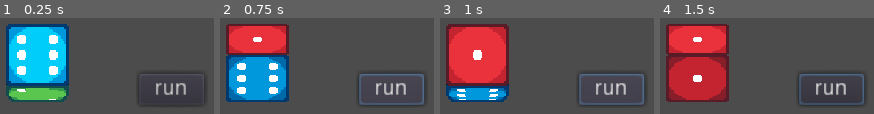
Above: before the commit, frames 1-4 (left to right).
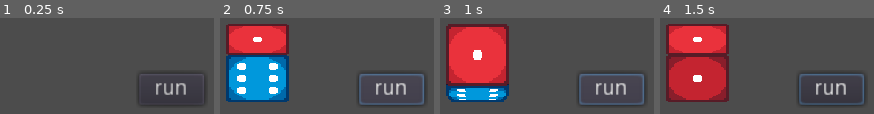
Above: after the commit, the same moments.

Repository: andrebariani/gmtk2022
Game: Godot game, scene res://src/entities/player/animation/DiceAnimation.tscn
Same seed, same stepped clock (60 frames per second), same inputs: the game is played once before the commit and once after it. This scene is started directly instead of the project's main scene.
Inputs (mouse positions are in pixels of both pictures, inside the frame that each line leads up to):
- Up to frame 1 (0.25 s): no input
- Up to frame 2 (0.75 s): click "run" at 0.5 s
- Up to frame 3 (1 s): no input
- Up to frame 4 (1.5 s): tap Enter (ui_accept) at 1.25 s; move the mouse to (outside the picture) at 1.27 s; hold D (move_right) from 1.28 s (still down); click (outside the picture) at 1.35 s

The runs differ from the first frame. In frame 1, 24% of the frame differs, in the area x 2-33%, y 6-88%; in frame 2, nothing differs; in frame 3, nothing differs; in frame 4, nothing differs.

Commit message:
Updated to behind anim

Diff:
--- a/src/entities/player/animation/DiceAnimation.tscn
+++ b/src/entities/player/animation/DiceAnimation.tscn
@@ -192,7 +192,7 @@
 "values": [ true ]
 }
 
-[sub_resource type="Animation" id=4]
+[sub_resource type="Animation" id=7]
 resource_name = "to_behind"
 length = 1.2
 step = 0.05
@@ -215,10 +215,10 @@
 tracks/1/imported = false
 tracks/1/enabled = true
 tracks/1/keys = {
-"times": PoolRealArray( 0, 0.25, 0.5, 0.7, 0.9, 1 ),
-"transitions": PoolRealArray( 1, 1, 1, 1, 1, 1 ),
-"update": 0,
-"values": [ Vector2( 1, 1 ), Vector2( 0.75, 1 ), Vector2( 0.5, 1 ), Vector2( 0.3, 1 ), Vector2( 0.1, 1 ), Vector2( 0, 1 ) ]
+"times": PoolRealArray( 0, 0.3, 0.5, 0.7, 0.9, 1 ),
+"transitions": PoolRealArray( 1, 1, 1, 1, 1, 1 ),
+"update": 0,
+"values": [ Vector2( 1, 1 ), Vector2( 1, 1 ), Vector2( 1, 0.75 ), Vector2( 1, 0.55 ), Vector2( 1, 0.35 ), Vector2( 1, 0.25 ) ]
 }
 tracks/2/type = "value"
 tracks/2/path = NodePath("../Old:offset")
@@ -230,7 +230,7 @@
 "times": PoolRealArray( 0, 1 ),
 "transitions": PoolRealArray( 1, 1 ),
 "update": 1,
-"values": [ Vector2( -20, 0 ), Vector2( -20, 0 ) ]
+"values": [ Vector2( 0, -20 ), Vector2( 0, -20 ) ]
 }
 tracks/3/type = "value"
 tracks/3/path = NodePath("../Old:position")
@@ -239,10 +239,10 @@
 tracks/3/imported = false
 tracks/3/enabled = true
 tracks/3/keys = {
-"times": PoolRealArray( 0 ),
-"transitions": PoolRealArray( 1 ),
-"update": 0,
-"values": [ Vector2( 20, -5 ) ]
+"times": PoolRealArray( 0, 0.15, 0.3 ),
+"transitions": PoolRealArray( 1, 1, 1 ),
+"update": 0,
+"values": [ Vector2( 0, 15 ), Vector2( 0, 20 ), Vector2( 0, 25 ) ]
 }
 tracks/4/type = "value"
 tracks/4/path = NodePath("../Old/OldNumber:offset")
@@ -254,7 +254,7 @@
 "times": PoolRealArray( 0, 1 ),
 "transitions": PoolRealArray( 1, 1 ),
 "update": 0,
-"values": [ Vector2( -20, 0 ), Vector2( -20, 0 ) ]
+"values": [ Vector2( 0, -20 ), Vector2( 0, -20 ) ]
 }
 tracks/5/type = "value"
 tracks/5/path = NodePath("OldFrontNumber:rotation_degrees")
@@ -263,7 +263,7 @@
 tracks/5/imported = false
 tracks/5/enabled = false
 tracks/5/keys = {
-"times": PoolRealArray( 0, 0.25, 0.5, 0.7, 0.9, 1 ),
+"times": PoolRealArray( 0, 0.3, 0.5, 0.7, 0.9, 1 ),
 "transitions": PoolRealArray( 1, 1, 1, 1, 1, 1 ),
 "update": 1,
 "values": [ 0.0, 20.0, 45.0, 63.0, 81.0, 90.0 ]
@@ -281,19 +281,19 @@
 "values": [ true, false ]
 }
 tracks/7/type = "value"
-tracks/7/path = NodePath("../Left:scale")
+tracks/7/path = NodePath("../Top:scale")
 tracks/7/interp = 0
 tracks/7/loop_wrap = true
 tracks/7/imported = false
 tracks/7/enabled = true
 tracks/7/keys = {
-"times": PoolRealArray( 0, 0.25, 0.5, 0.7, 0.9, 1 ),
-"transitions": PoolRealArray( 1, 1, 1, 1, 1, 1 ),
-"update": 0,
-"values": [ Vector2( 0, 1 ), Vector2( 0.25, 1 ), Vector2( 0.5, 1 ), Vector2( 0.7, 1 ), Vector2( 0.9, 1 ), Vector2( 1, 1 ) ]
+"times": PoolRealArray( 0, 0.15, 0.3, 0.5, 0.7, 0.9, 1 ),
+"transitions": PoolRealArray( 1, 1, 1, 1, 1, 1, 1 ),
+"update": 0,
+"values": [ Vector2( 1, 0 ), Vector2( 1, 0.15 ), Vector2( 1, 0.25 ), Vector2( 1, 0.5 ), Vector2( 1, 0.7 ), Vector2( 1, 0.9 ), Vector2( 1, 1 ) ]
 }
 tracks/8/type = "value"
-tracks/8/path = NodePath("../Left:visible")
+tracks/8/path = NodePath("../Top:visible")
 tracks/8/interp = 0
 tracks/8/loop_wrap = true
 tracks/8/imported = false
@@ -303,6 +303,30 @@
 "transitions": PoolRealArray( 1, 1 ),
 "update": 1,
 "values": [ true, false ]
+}
+tracks/9/type = "value"
+tracks/9/path = NodePath(".:visible")
+tracks/9/interp = 1
+tracks/9/loop_wrap = true
+tracks/9/imported = false
+tracks/9/enabled = true
+tracks/9/keys = {
+"times": PoolRealArray( 0, 0.3 ),
+"transitions": PoolRealArray( 1, 1 ),
+"update": 1,
+"values": [ true, false ]
+}
+tracks/10/type = "value"
+tracks/10/path = NodePath(".:scale")
+tracks/10/interp = 0
+tracks/10/loop_wrap = true
+tracks/10/imported = false
+tracks/10/enabled = true
+tracks/10/keys = {
+"times": PoolRealArray( 0, 0.15, 0.3 ),
+"transitions": PoolRealArray( 1, 1, 1 ),
+"update": 0,
+"values": [ Vector2( 1, 1 ), Vector2( 1, 0.5 ), Vector2( 1, 1e-05 ) ]
 }
 
 [sub_resource type="Animation" id=5]
@@ -697,7 +721,6 @@
 scale = Vector2( 2, 2 )
 script = ExtResource( 5 )
 top_num = 6
-front_num = null
 
 [node name="NextFaceAnimation" type="Node2D" parent="."]
 visible = false
@@ -827,6 +850,7 @@
 }
 
 [node name="CurrentFace" type="Node2D" parent="."]
+visible = false
 __meta__ = {
 "_edit_group_": true,
 "_edit_lock_": true
@@ -874,7 +898,7 @@
 playback_speed = 3.0
 anims/Base = SubResource( 1 )
 anims/RESET = SubResource( 2 )
-anims/to_behind = SubResource( 4 )
+anims/to_behind = SubResource( 7 )
 anims/to_front = SubResource( 5 )
 anims/to_left = SubResource( 6 )
 anims/to_right = SubResource( 3 )
